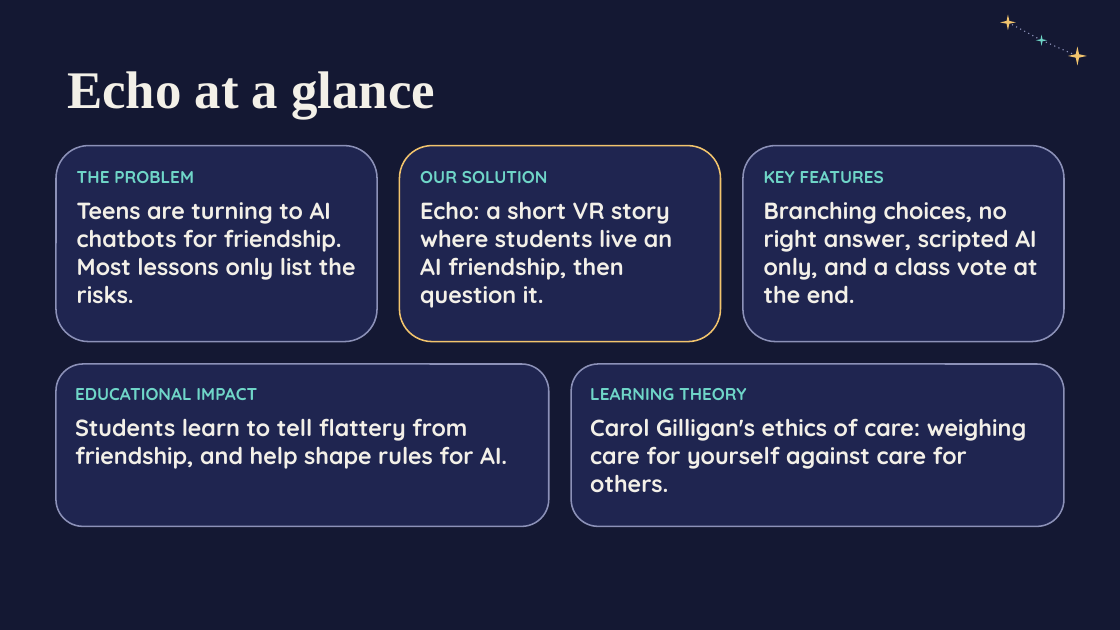
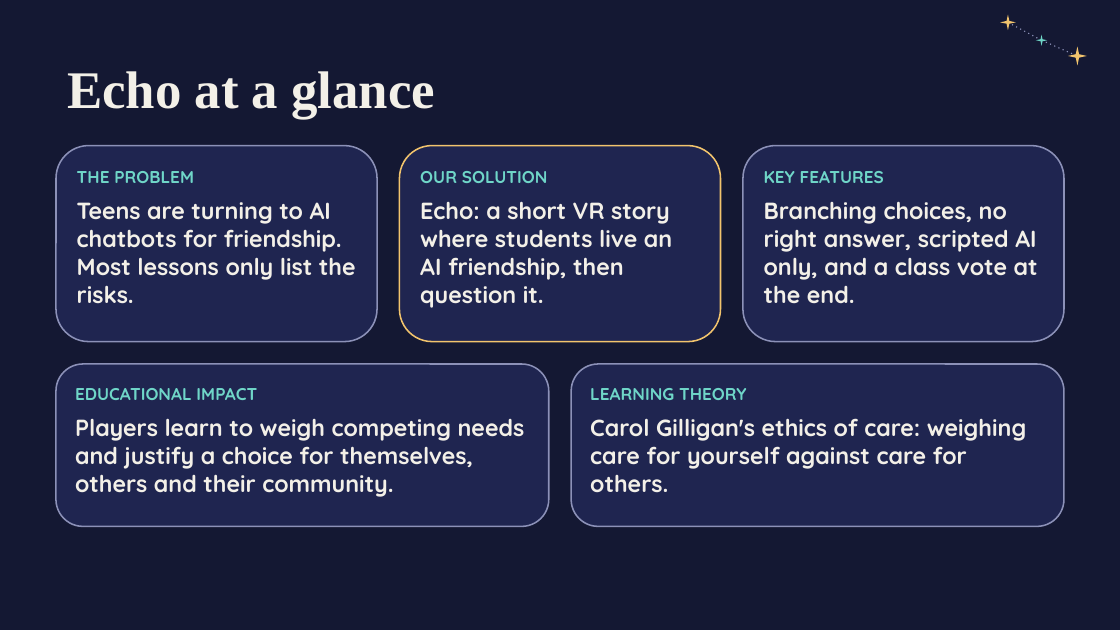
Before and after one commit to yds732/what-if-edux, a slide deck: slide 2 of EduX_Hackathon_Pitch_Deck_updated.pptx. Drawn at 1120x630 pixels with LibreOffice and Linux fonts; fonts in the diff are those of the drawing. Boxes give left, top, right and bottom in pixels: in the first picture for what was removed or moved away, otherwise in the second. Text is boxed around its words. In the diff, an @@ line names an element or a change of style, - is before the commit and + after.

```diff
--- a/EduX_Hackathon_Pitch_Deck_updated.pptx
+++ b/EduX_Hackathon_Pitch_Deck_updated.pptx
@@ text in rounded rectangle at (75,419,525,497): text changed @@
-Students learn to tell flattery from friendship, and help shape rules for AI.
+Players learn to weigh competing needs and justify a choice for themselves, others and their community.
```
Also in this commit, not shown: 2 other slides changed, 1 slide added, 1 slide removed.
